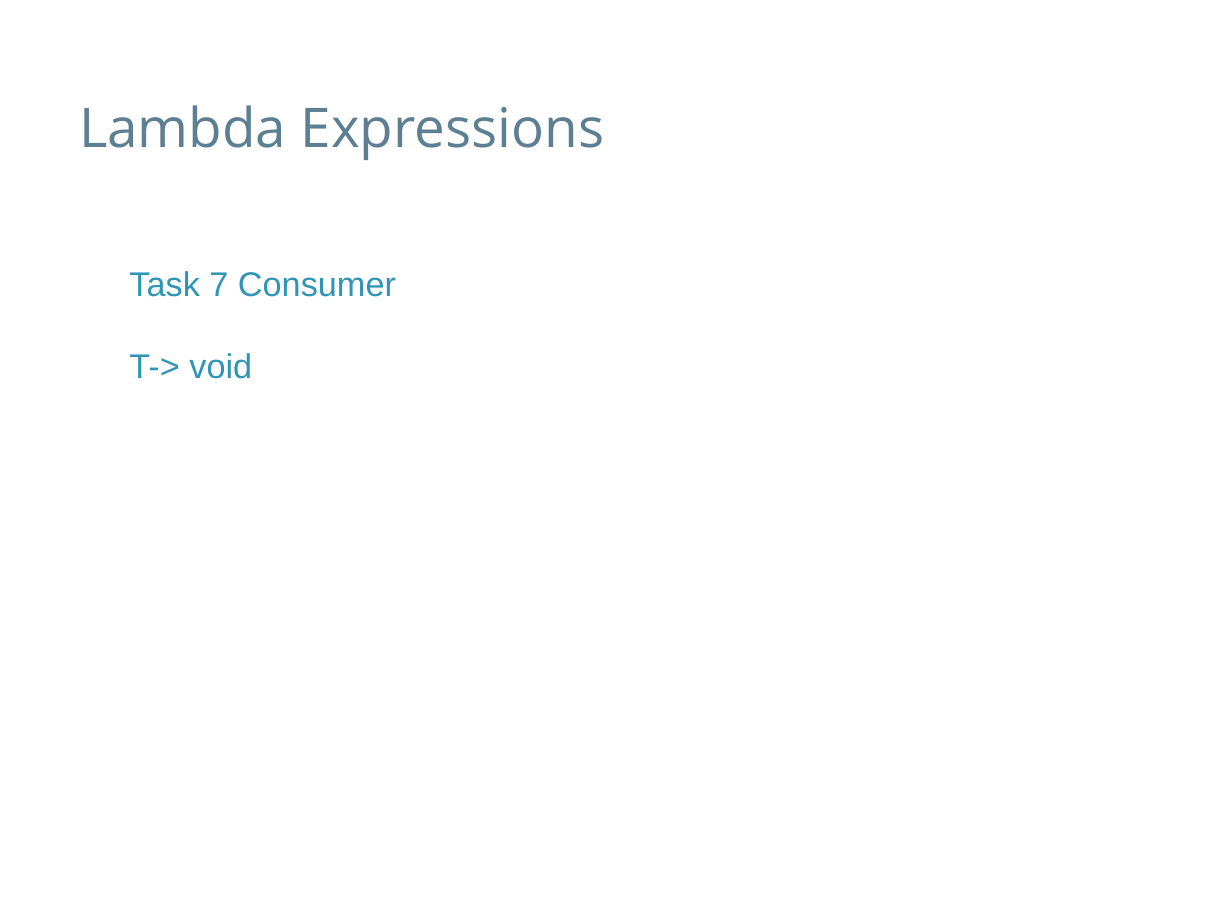
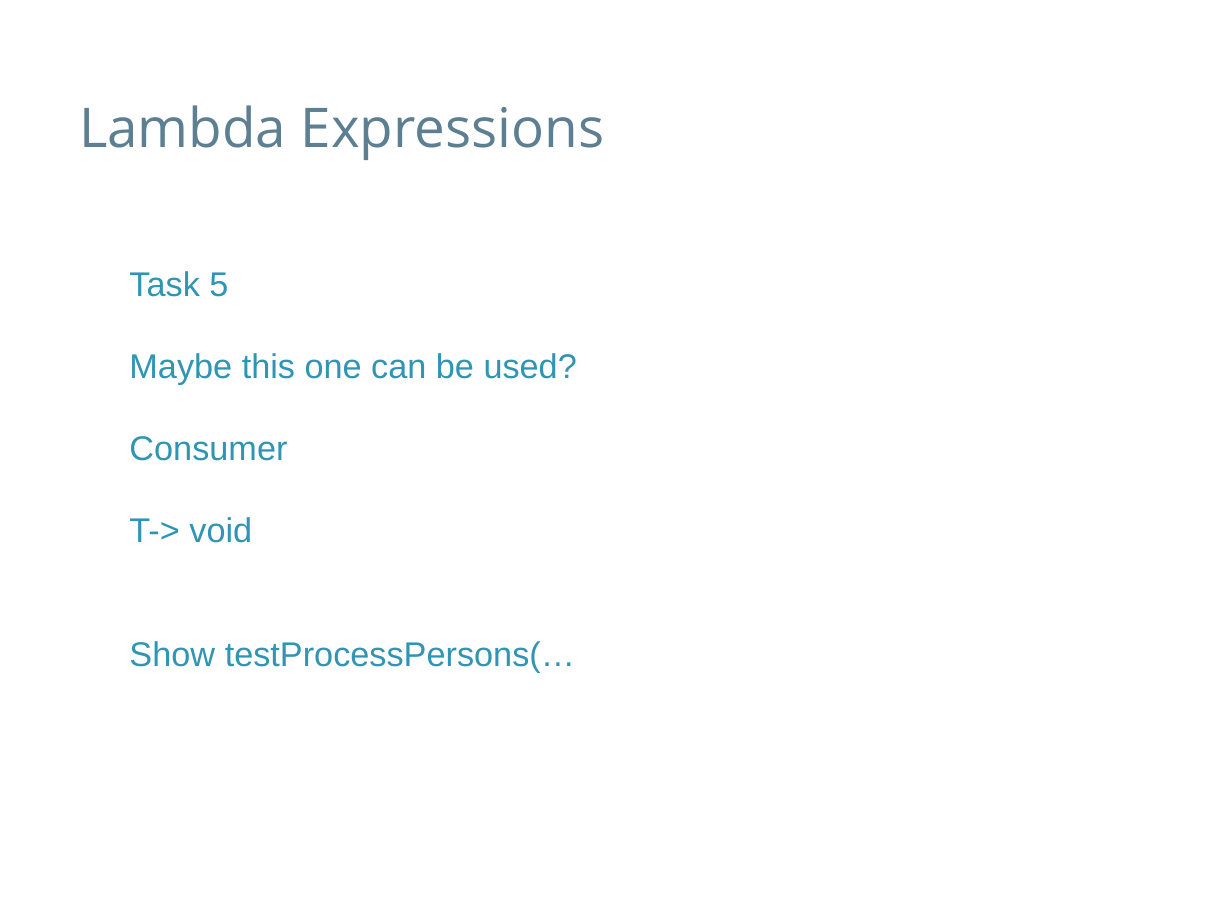
Before and after one commit to speedyswedy/Lambda, a slide deck: slide 16 of slides/Java 8 - Lambda Expresssions.pptx (slide 21 before the commit). Drawn at 1232x924 pixels with LibreOffice and Linux fonts; fonts in the diff are those of the drawing; background and template pictures are left out. Boxes give left, top, right and bottom in pixels: in the first picture for what was removed or moved away, otherwise in the second. Text is boxed around its words. In the diff, an @@ line names an element or a change of style, - is before the commit and + after.

Commit message:
changes the process of lambda expressions

```diff
--- a/slides/Java 8 - Lambda Expresssions.pptx
+++ b/slides/Java 8 - Lambda Expresssions.pptx
@@ text at [129,271,577,461]: text changed @@
-Task 7 Consumer
+Task 5
+Maybe this one can be used?
+Consumer
@@ text at [129,641,575,672]: paragraph added @@
+Show testProcessPersons(…
```
Also in this commit, not shown: 10 other slides changed, 7 slides removed, 2 other files.
